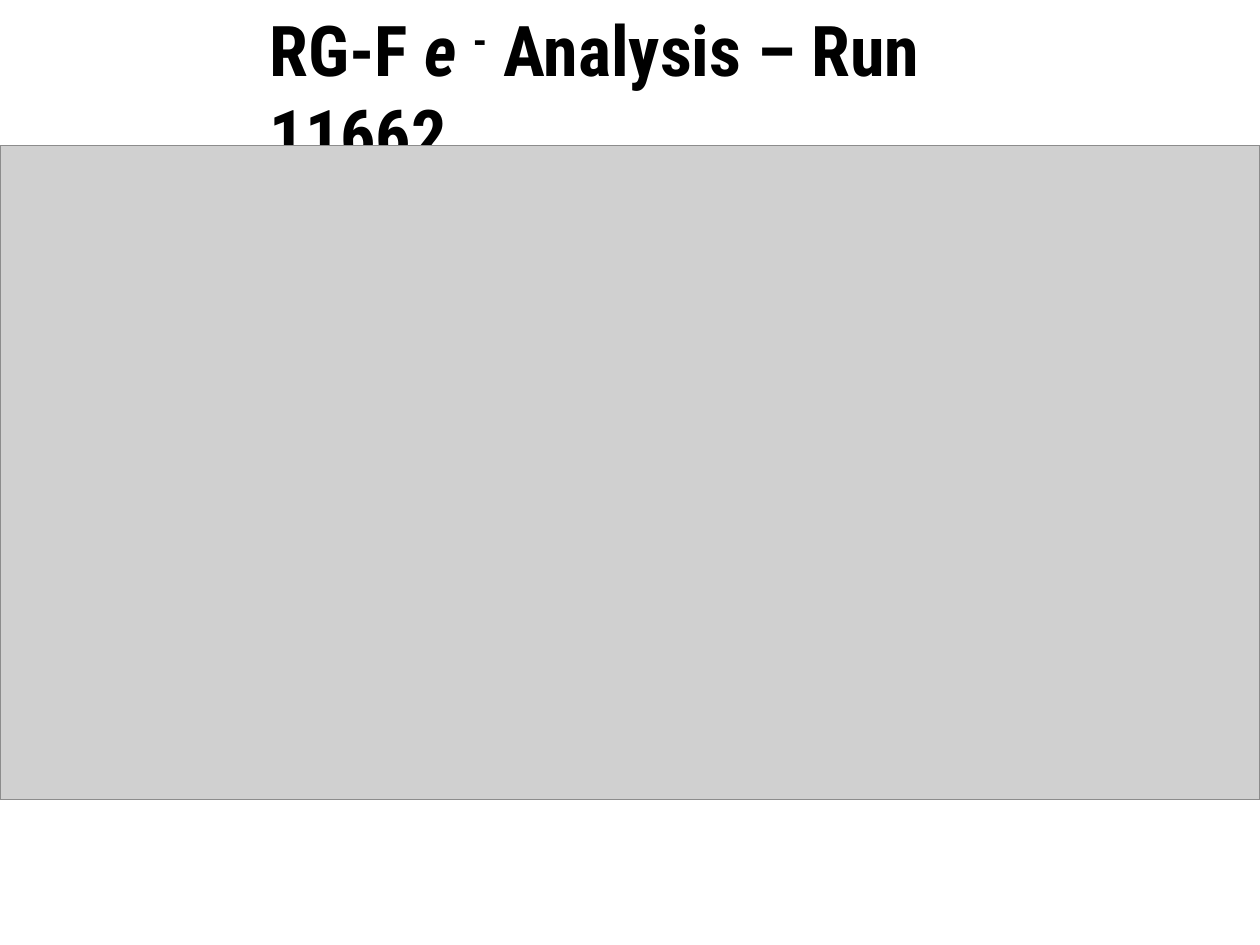
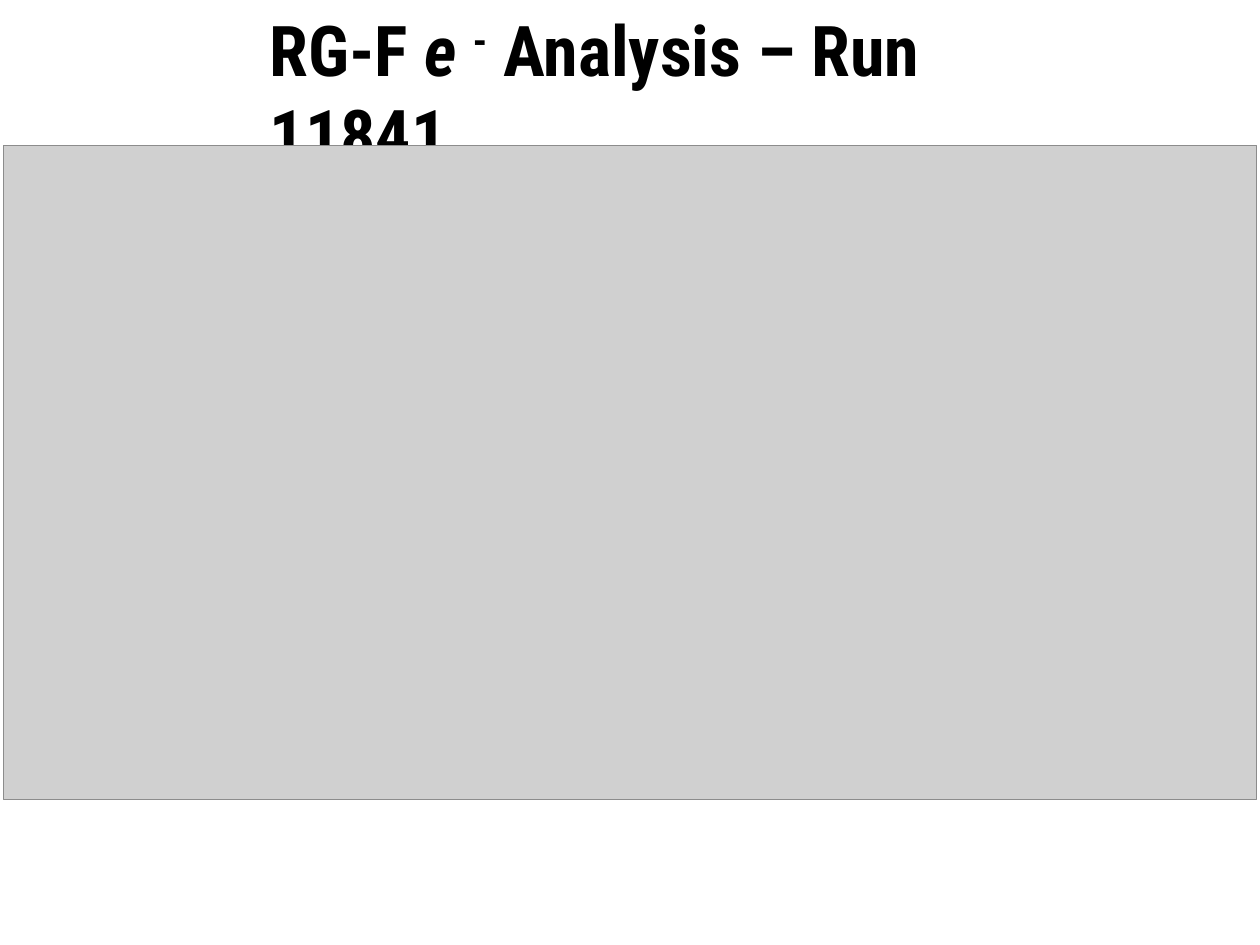
Before and after one commit to ndzbenski/rgf_analysis, a slide deck: slide 5 of results/rgf_electron_analysis_11841.pptx. Drawn at 1260x945 pixels with LibreOffice and Linux fonts; fonts in the diff are those of the drawing; grey boxes stand for pictures. Boxes give left, top, right and bottom in pixels: in the first picture for what was removed or moved away, otherwise in the second. Text is boxed around its words. In the diff, an @@ line names an element or a change of style, - is before the commit and + after.

```diff
--- a/results/rgf_electron_analysis_11841.pptx
+++ b/results/rgf_electron_analysis_11841.pptx
@@ text at (270,23,920,146): text changed @@
-RG-F e - Analysis – Run 11662
+RG-F e - Analysis – Run 11841
@@ picture: place and size @@
-picture at (0,145,1260,800)
+picture at (4,145,1257,800)
```
Also in this commit, not shown: 5 other slides changed, 2 other files.
